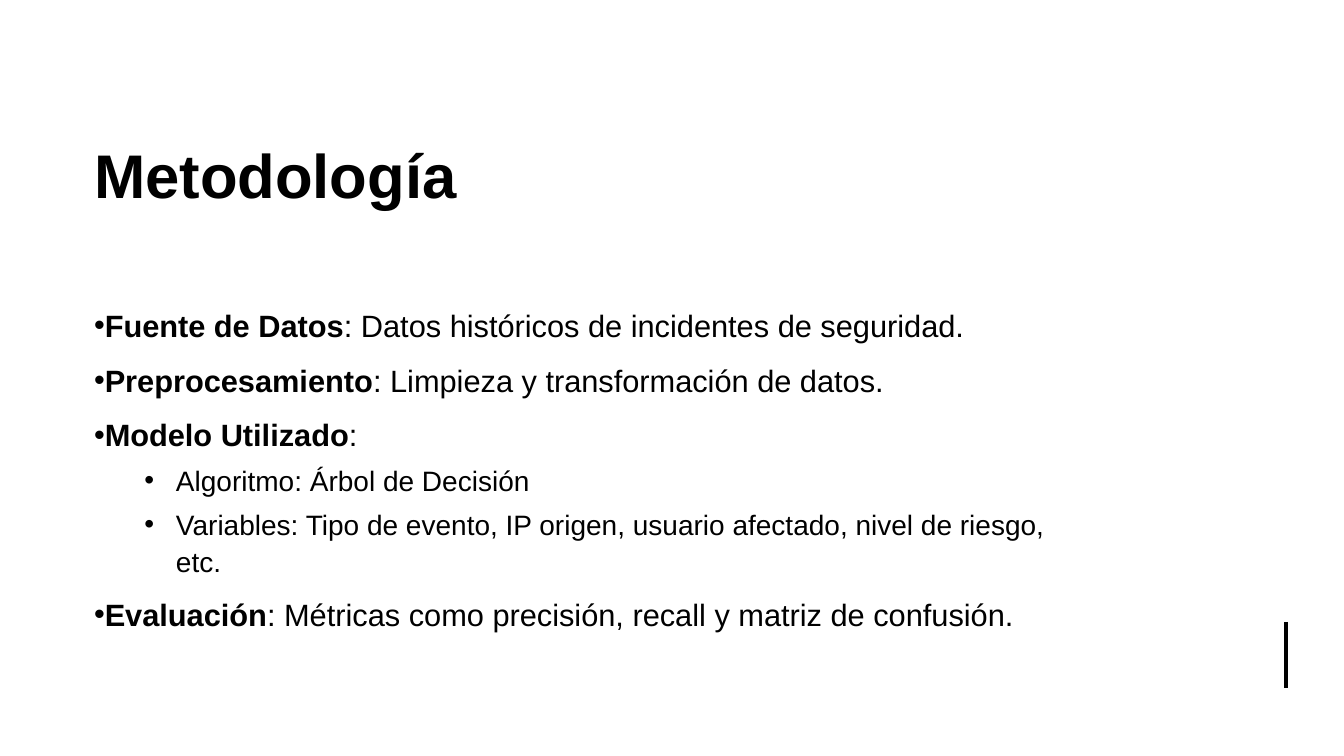
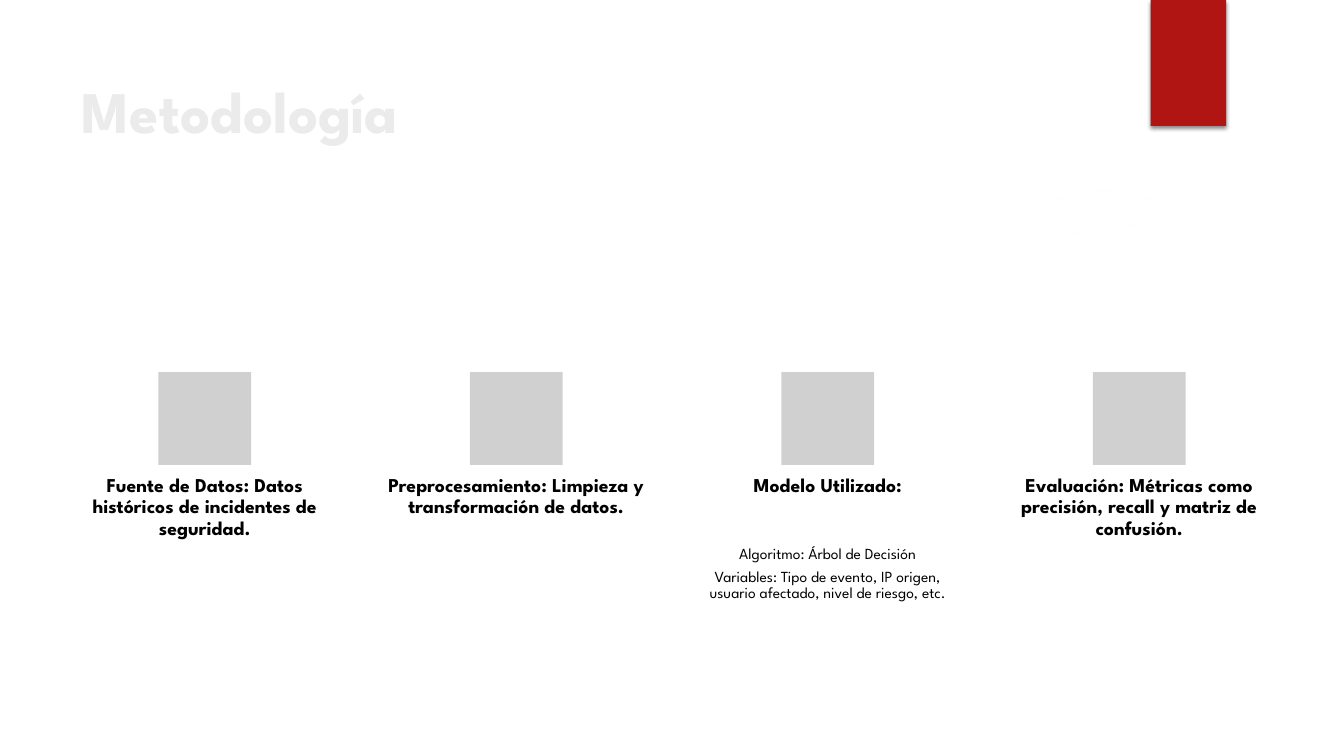
Before and after one commit to carlososorno9595/Analitica-de-datos, a slide deck: slide 4 of diapositiva seguridad informatica.pptx. Drawn at 1344x756 pixels with LibreOffice and Linux fonts; fonts in the diff are those of the drawing; grey boxes stand for pictures; background and template pictures are left out. Boxes give left, top, right and bottom in pixels: in the first picture for what was removed or moved away, otherwise in the second. Text is boxed around its words. In the diff, an @@ line names an element or a change of style, - is before the commit and + after.

```diff
--- a/diapositiva seguridad informatica.pptx
+++ b/diapositiva seguridad informatica.pptx
@@ rectangle removed at box(0, 0, 1344, 756) @@
@@ rectangle removed at box(0, 0, 1344, 280) @@
@@ rectangle added at box(1150, 0, 1226, 126), fill #B01513 @@
@@ title "Metodología": place and size @@
-title "Metodología" at box(94, 152, 456, 210)
+title "Metodología" at box(72, 70, 1092, 181)
@@ title "Metodología" at box(72, 70, 1092, 181): size 44 to 42 pt, font Arial to League Spartan, text colour #000000 to #EBEBEB; vertical alignment middle to top @@
@@ freeform shape added at box(0, 195, 1344, 756), fill #FFFFFF @@
@@ ellipse added at box(949, 185, 1259, 495), fill gradient #F3F3F3 @@
@@ text removed at box(105, 314, 1044, 632) @@
-• Fuente de Datos: Datos históricos de incidentes de seguridad.
-• Preprocesamiento: Limpieza y transformación de datos.
-• Modelo Utilizado:
-  • Algoritmo: Árbol de Decisión
-  • Variables: Tipo de evento, IP origen, usuario afectado, nivel de riesgo, etc.
-• Evaluación: Métricas como precisión, recall y matriz de confusión.
@@ group added at box(93, 372, 1257, 602): 5 texts, 4 pictures @@
+Fuente de Datos: Datos históricos de incidentes de seguridad.
+Preprocesamiento: Limpieza y transformación de datos.
+Modelo Utilizado:
+Algoritmo: Árbol de Decisión
+Variables: Tipo de evento, IP origen, usuario afectado, nivel de riesgo, etc.
+Evaluación: Métricas como precisión, recall y matriz de confusión.
@@ line removed from (1287, 622) to (1287, 688) @@
```
Also in this commit, not shown: 11 other slides changed.
